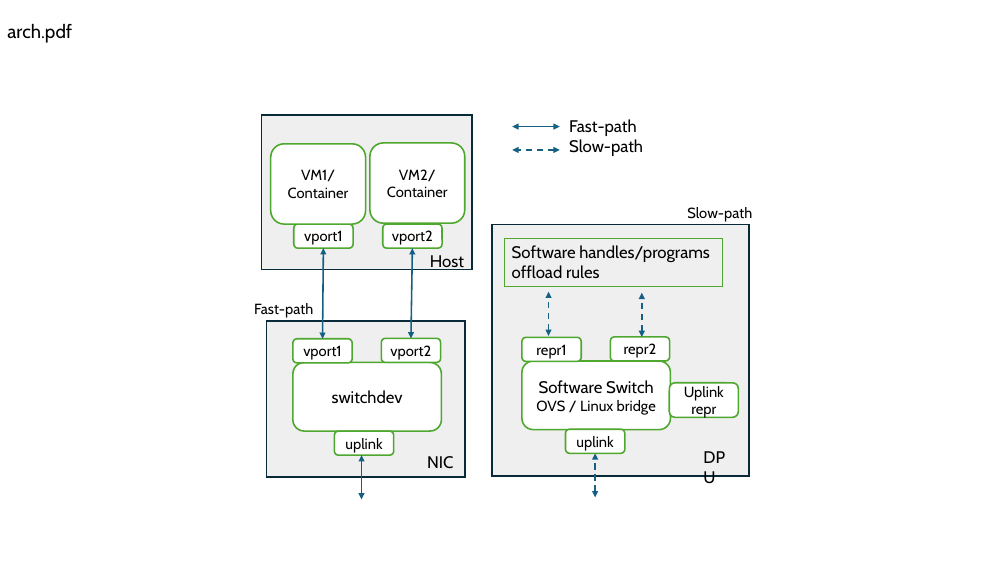
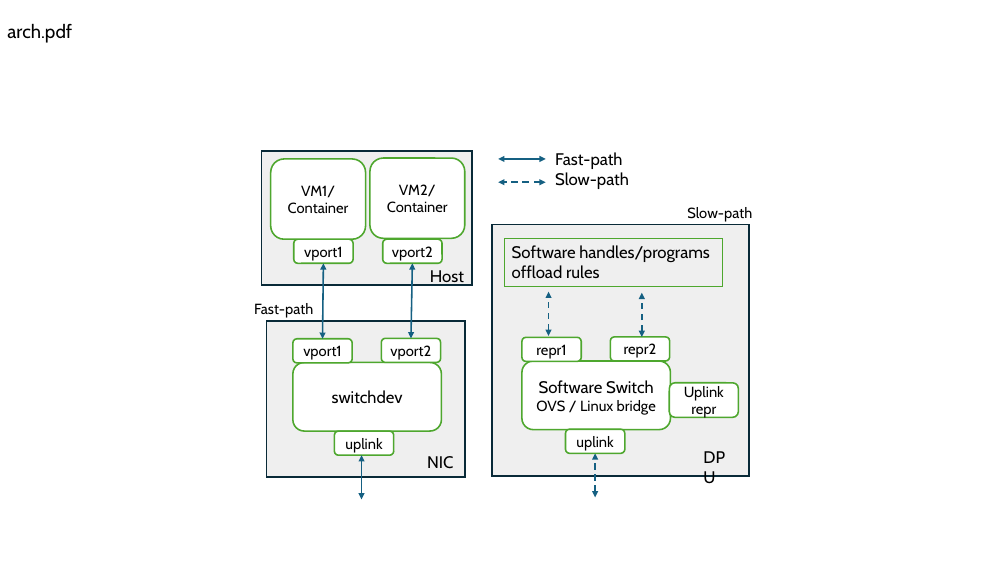
Before and after one commit to williamtu/netdevconf18-sharedmem, a slide deck: slide 3 of netdevconf0x18-sharedmem.pptx. Drawn at 1008x567 pixels with LibreOffice and Linux fonts; fonts in the diff are those of the drawing. Boxes give left, top, right and bottom in pixels: in the first picture for what was removed or moved away, otherwise in the second. Text is boxed around its words. In the diff, an @@ line names an element or a change of style, - is before the commit and + after.

```diff
--- a/netdevconf0x18-sharedmem.pptx
+++ b/netdevconf0x18-sharedmem.pptx
@@ rectangle: place and size @@
-rectangle at [262,115,473,270]
+rectangle at [262,151,473,285]
@@ 2 double arrows, 1 text: place and size @@
-2 double arrows, 1 text at [513,119,643,156]
+2 double arrows, 1 text at [498,152,629,189]
@@ double arrow moved from (323, 339) - (324, 248) to (323, 339) - (324, 263) @@
@@ double arrow moved from (411, 339) - (412, 248) to (411, 339) - (412, 263) @@
@@ 4 rounded rectangles, 1 text: place and size @@
-4 rounded rectangles, 1 text at [271,143,465,270]
+4 rounded rectangles, 1 text at [271,158,465,286]
```
Also in this commit, not shown: 2 other slides changed, 4 other files.
